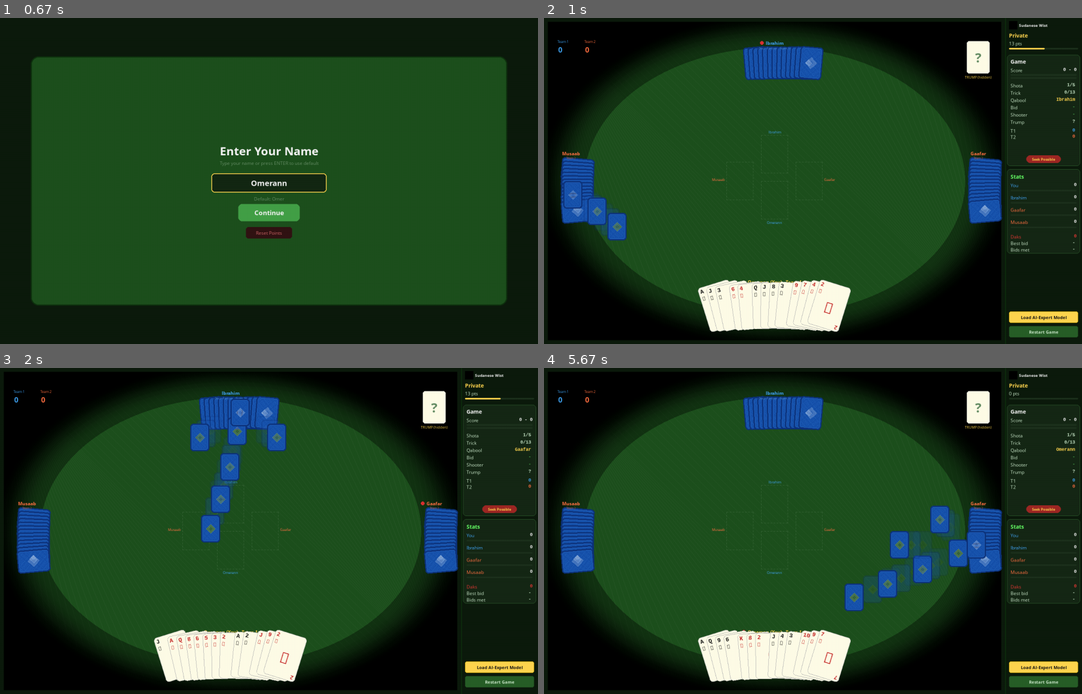
Above: before the commit, frames 1-4 (two rows, left to right).
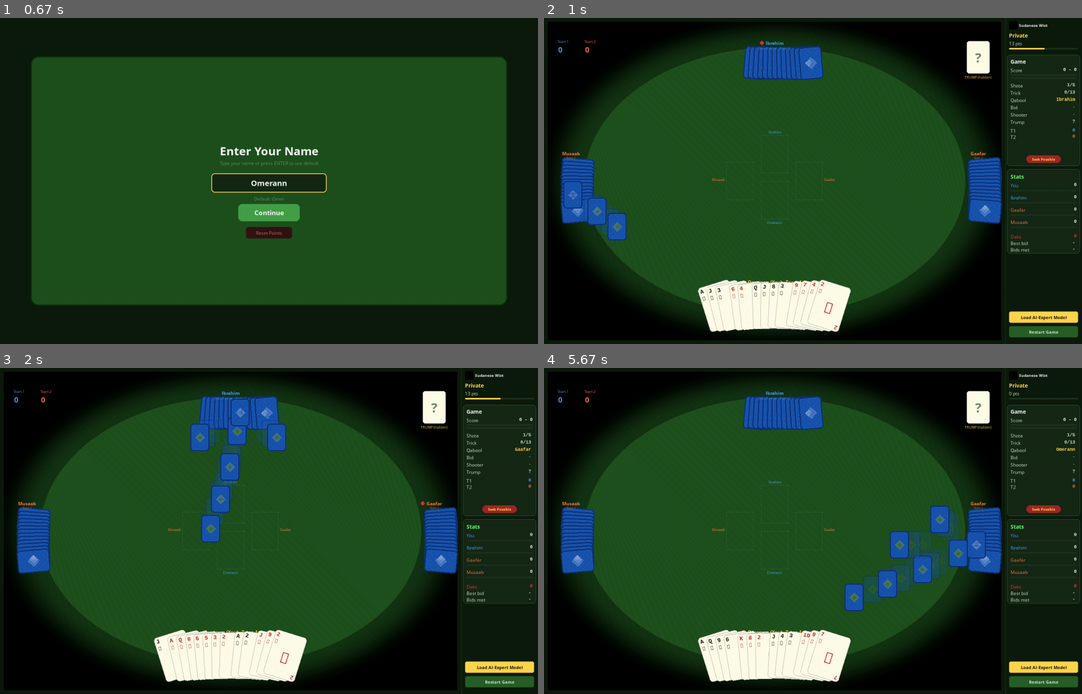
Above: after the commit, the same moments.

Repository: aamagzoub/engineering-intelligence
Game: pygame game, started from gui_pygame/main.py
Two runs of this game, one before a commit and one after it. Both use one fixed random seed, a clock stepped at 60 frames per second and the inputs below.
Inputs (mouse positions are in pixels of both pictures, inside the frame that each line leads up to):
- Up to frame 1 (0.67 s): type "ann" at 0.33 s
- Up to frame 2 (1 s): tap Enter at 0.67 s; click "▶ Start Game" at 0.93 s
- Up to frame 3 (2 s): click "Restart Game" at 1.27 s; click "Continue" at 1.6 s; tap Enter at 1.88 s
- Up to frame 4 (5.67 s): click (786, 615) at 2.27 s; click "Restart Game" at 2.6 s; click "Reset Points" at 2.93 s; click (952, 501) at 3.27 s; tap Enter at 4.55 s; click "📖 How to Play" at 4.93 s; click (656, 511) at 5.27 s; tap Space at 5.55 s

Frame 1 is identical in both runs. In frame 2, 0.8% of the frame differs, in the area x 36-86%, y 8-64%; in frame 3, 0.7%; in frame 4, 0.7%.

Commit message:
Fan arcs curve toward table centre for each player position

Diff:
--- a/gui_pygame/game_screen.py
+++ b/gui_pygame/game_screen.py
@@ -2650,7 +2650,7 @@
         self.screen.blit(self._vignette_cache, table_rect.topleft)
 
     def _render_opponent(self, pid, x, y, horizontal=True):
-        """Render face-down cards as a fanned arc for an opponent."""
+        """Render face-down cards as a fanned arc curving toward table centre."""
         if self.players is None:
             return
         count = len(self.players[pid].hand)
@@ -2677,21 +2677,25 @@
                 angle_deg = -half_spread + (i / (count - 1)) * fan_spread
 
             if horizontal:
-                # Top player: cards portrait, fanned horizontally.
+                # Top player: cards portrait, fan curves DOWN (toward centre).
                 spacing = min(14, 160 // max(count, 1))
                 card_x = x + i * spacing
                 card_y = y
-                rotated = pygame.transform.rotate(self._card_back_opp, -angle_deg * 0.5)
+                # Positive angle = curve down (opposite of user's hand).
+                rotated = pygame.transform.rotate(self._card_back_opp, angle_deg * 0.5)
                 rect = rotated.get_rect(center=(card_x + card_w // 2, card_y + card_h // 2))
                 self.screen.blit(rotated, rect)
             else:
-                # Side players: cards landscape (rotated 90°), fanned vertically.
-                lw = card_h  # Landscape width = portrait height.
-                lh = card_w  # Landscape height = portrait width.
+                # Side players: cards landscape, fan curves toward centre.
+                lw = card_h
+                lh = card_w
                 spacing = min(10, 120 // max(count, 1))
                 card_x = x
                 card_y = y + i * spacing
-                rotated = pygame.transform.rotate(self._card_back_opp_landscape, angle_deg * 0.5)
+                # pid 3 = left (curve right), pid 1 = right (curve left).
+                direction = 1.0 if pid == 3 else -1.0
+                rotated = pygame.transform.rotate(self._card_back_opp_landscape,
+                                                  angle_deg * 0.5 * direction)
                 rect = rotated.get_rect(center=(card_x + lw // 2, card_y + lh // 2))
                 self.screen.blit(rotated, rect)
 
